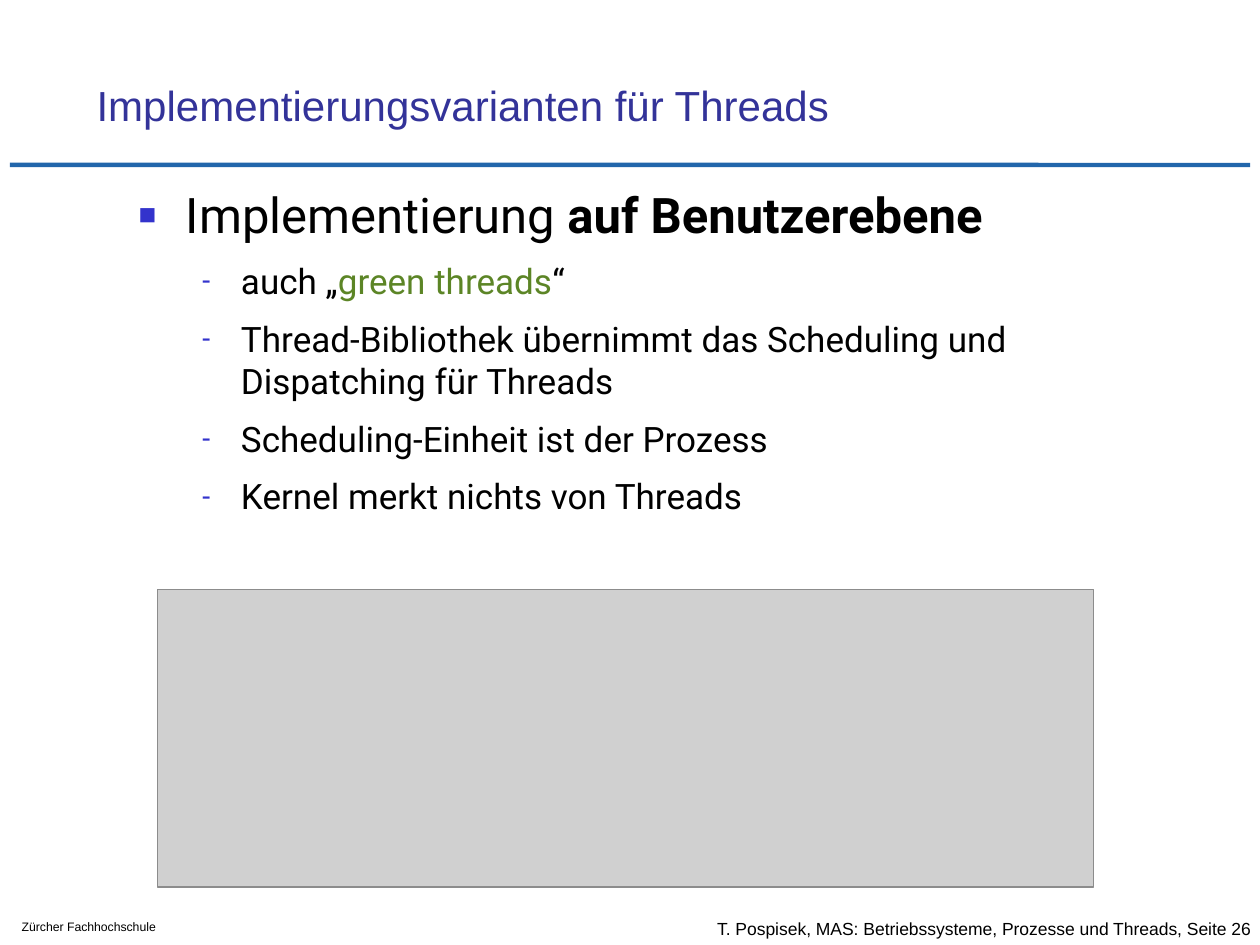
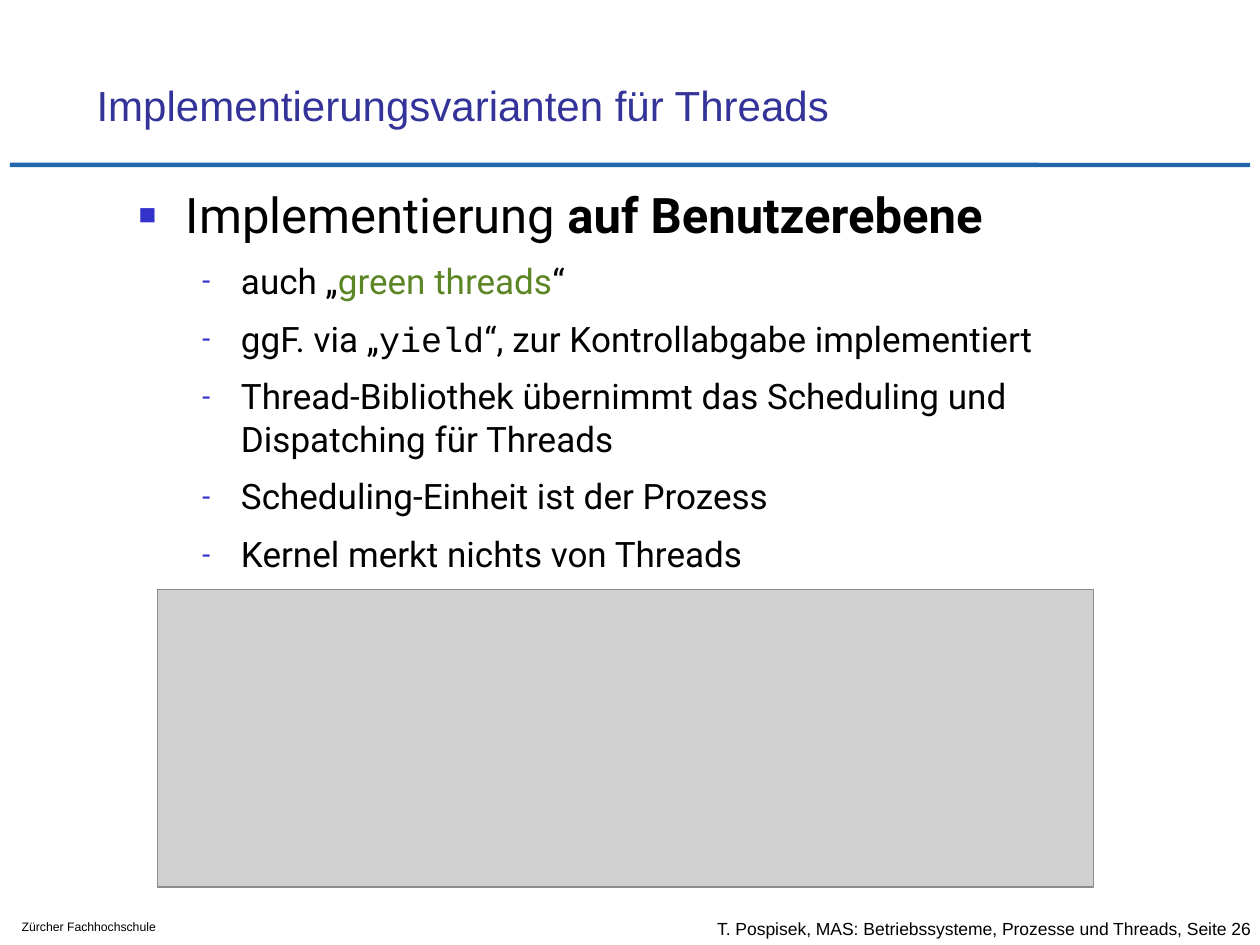
Before and after one commit to tpo/betriebssysteme, a slide deck: slide 26 of 05-2_Prozesse_und_Threads.odp. Drawn at 1260x945 pixels with LibreOffice and Linux fonts; fonts in the diff are those of the drawing; grey boxes stand for pictures; background and template pictures are left out. Boxes give left, top, right and bottom in pixels: in the first picture for what was removed or moved away, otherwise in the second. Text is boxed around its words. In the diff, an @@ line names an element or a change of style, - is before the commit and + after.

Commit message:
'yield' erwähnt

```diff
--- a/05-2_Prozesse_und_Threads.odp
+++ b/05-2_Prozesse_und_Threads.odp
@@ text at <box>241,325,1032,360</box>: paragraph added @@
+  – ggF. via „yield“, zur Kontrollabgabe implementiert
```
Also in this commit, not shown: 1 other slide changed.
